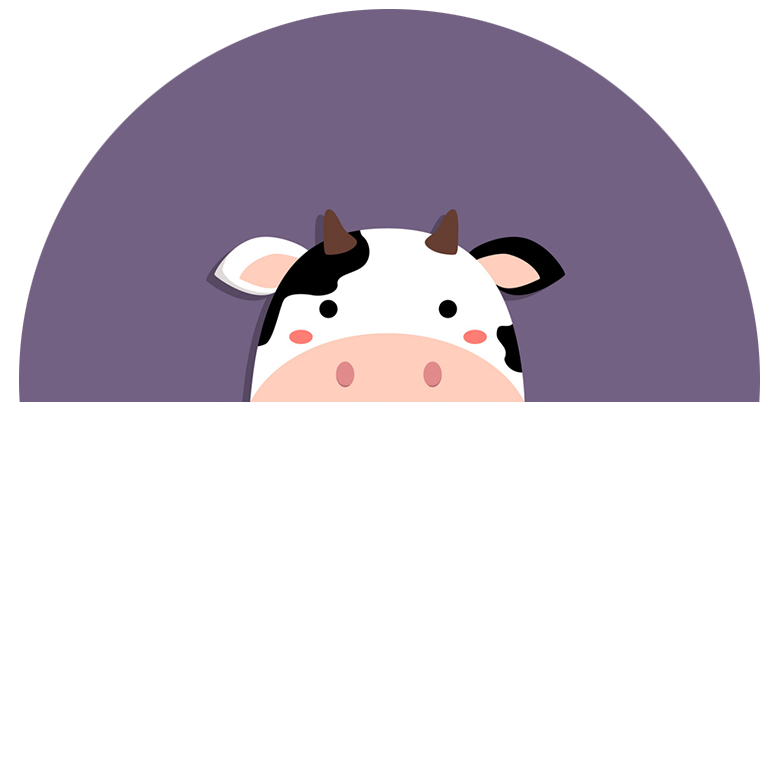
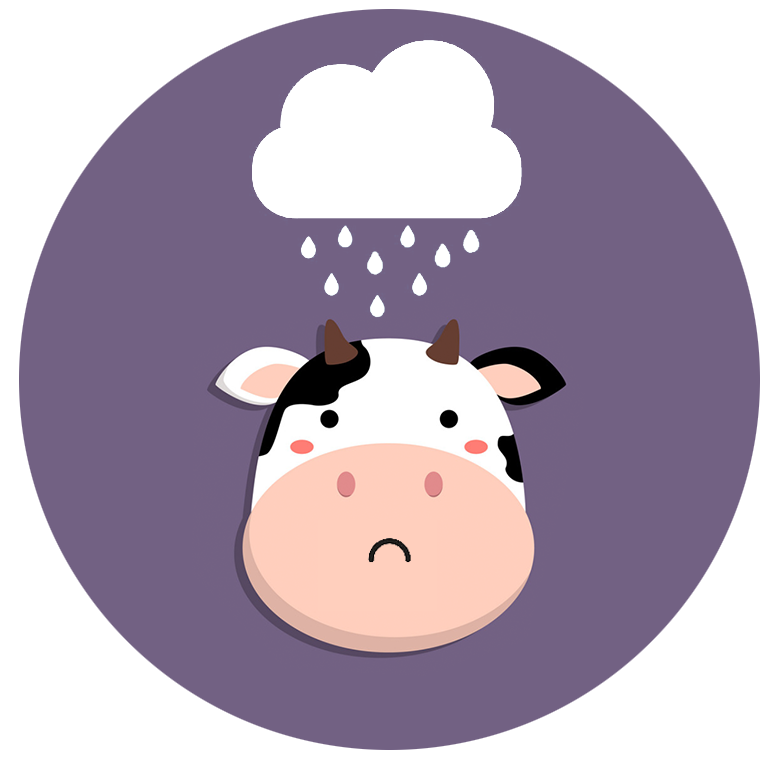
Layer changes from the first 768 x 768 image to the second:
added layer "Layer 7" above "Layer 6" over (x1=367, y1=538, x2=411, y2=563)
added layer "Layer 6" above "Layer 8" over (x1=249, y1=40, x2=529, y2=322)
added layer "Layer 8" above "Layer 3 copy" over (x1=192, y1=266, x2=586, y2=676)
showed "Layer 3 copy" over (x1=19, y1=40, x2=760, y2=750)
removed layer "Layer 4" over (x1=206, y1=180, x2=568, y2=402)
removed layer "Layer 3" over (x1=206, y1=40, x2=568, y2=402)
